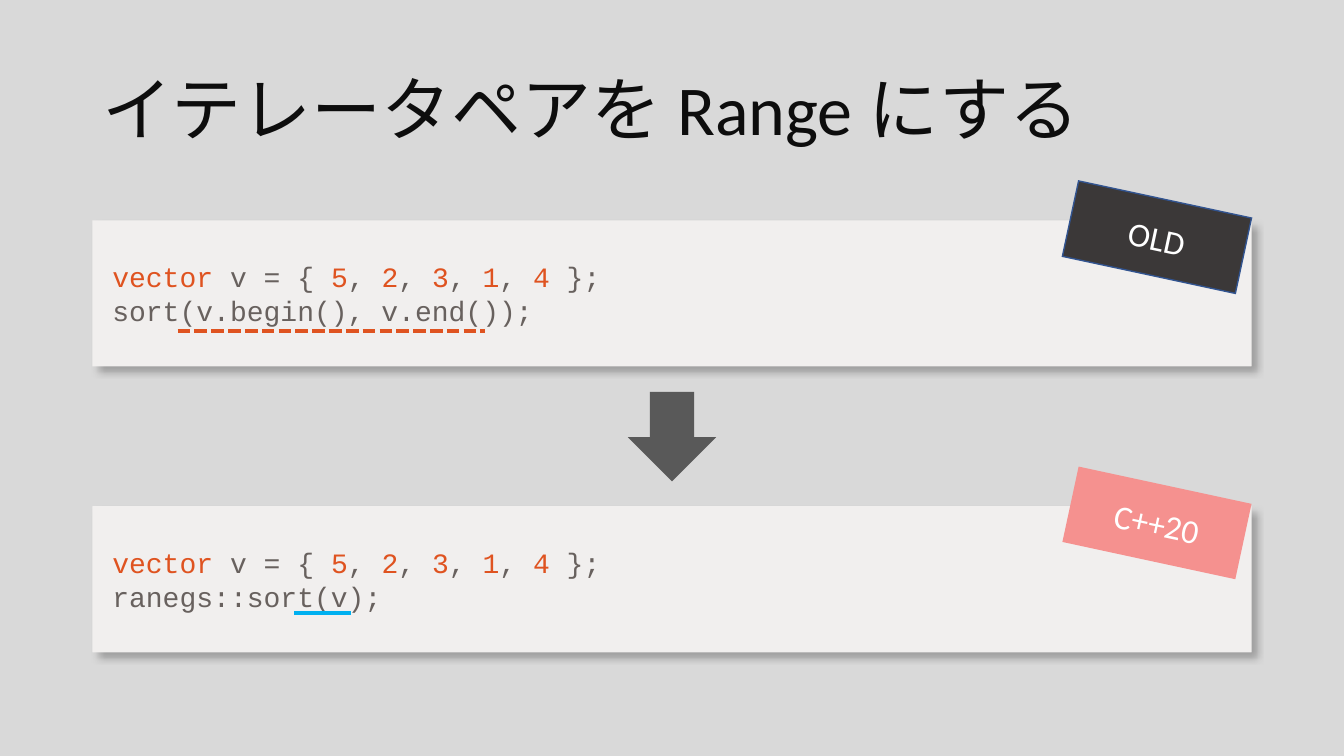
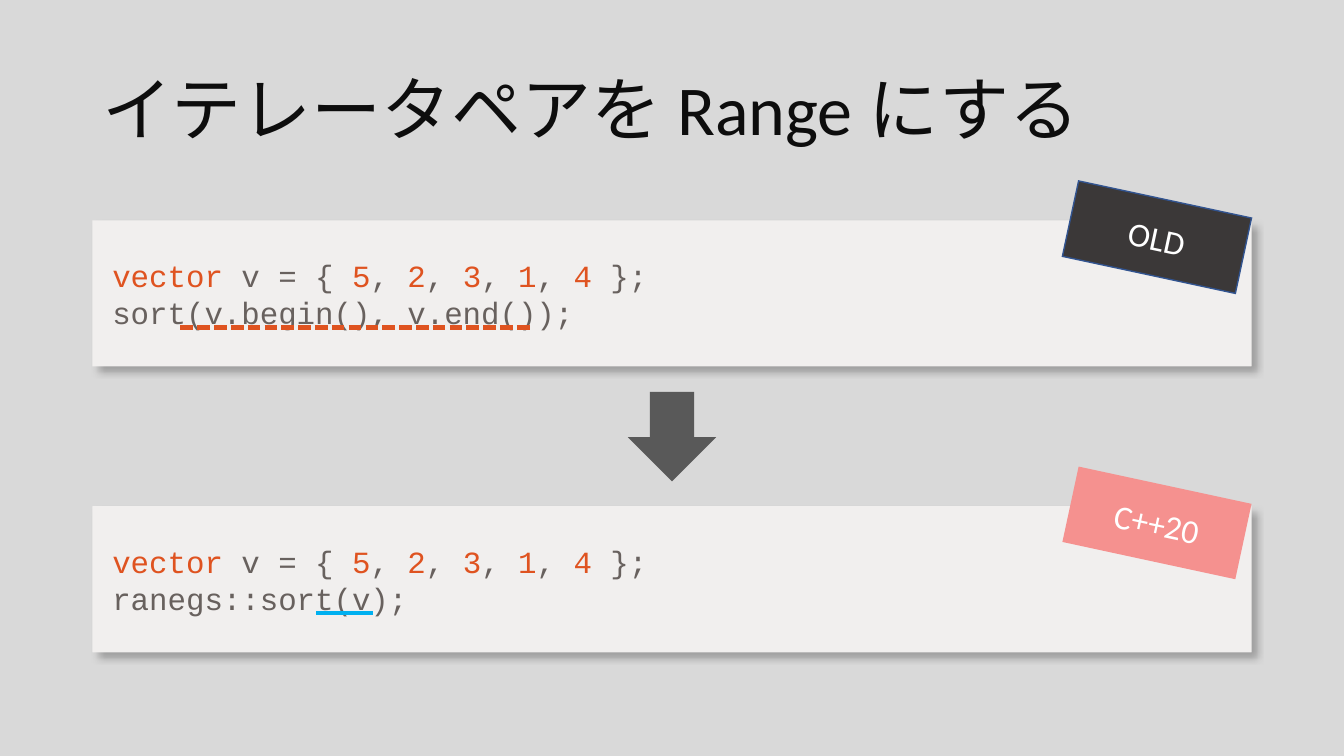
Before and after one commit to tomolatoon/Siv3D_Events, a slide deck: slide 3 of 2022_03_28/2022-3-28 - C++とRange - Siv3D勉強会.pptx. Drawn at 1344x756 pixels with LibreOffice and Linux fonts; fonts in the diff are those of the drawing. Boxes give left, top, right and bottom in pixels: in the first picture for what was removed or moved away, otherwise in the second. Text is boxed around its words. In the diff, an @@ line names an element or a change of style, - is before the commit and + after.

Commit message:
update : 2022/3/28

```diff
--- a/2022_03_28/2022-3-28 - C++とRange - Siv3D勉強会.pptx
+++ b/2022_03_28/2022-3-28 - C++とRange - Siv3D勉強会.pptx
@@ rounded rectangle "vector v = { 5, ..." at (x1=93, y1=221, x2=1252, y2=367): size 20 to 22 pt @@
@@ line moved from (177, 332) - (485, 332) to (180, 328) - (532, 328) @@
@@ rounded rectangle "vector v = { 5, ..." at (x1=93, y1=506, x2=1252, y2=652): size 20 to 22 pt @@
@@ line moved from (294, 613) - (351, 613) to (317, 613) - (373, 613) @@
```
Also in this commit, not shown: 1 other slide changed.
